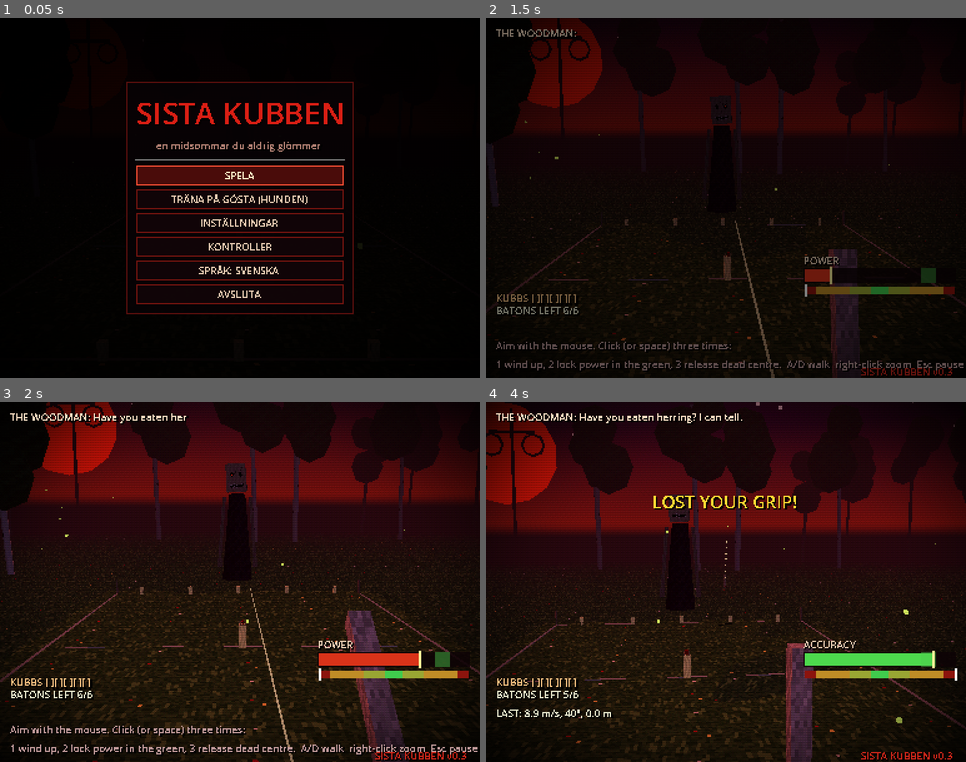
Above: before the commit, frames 1-4 (two rows, left to right).
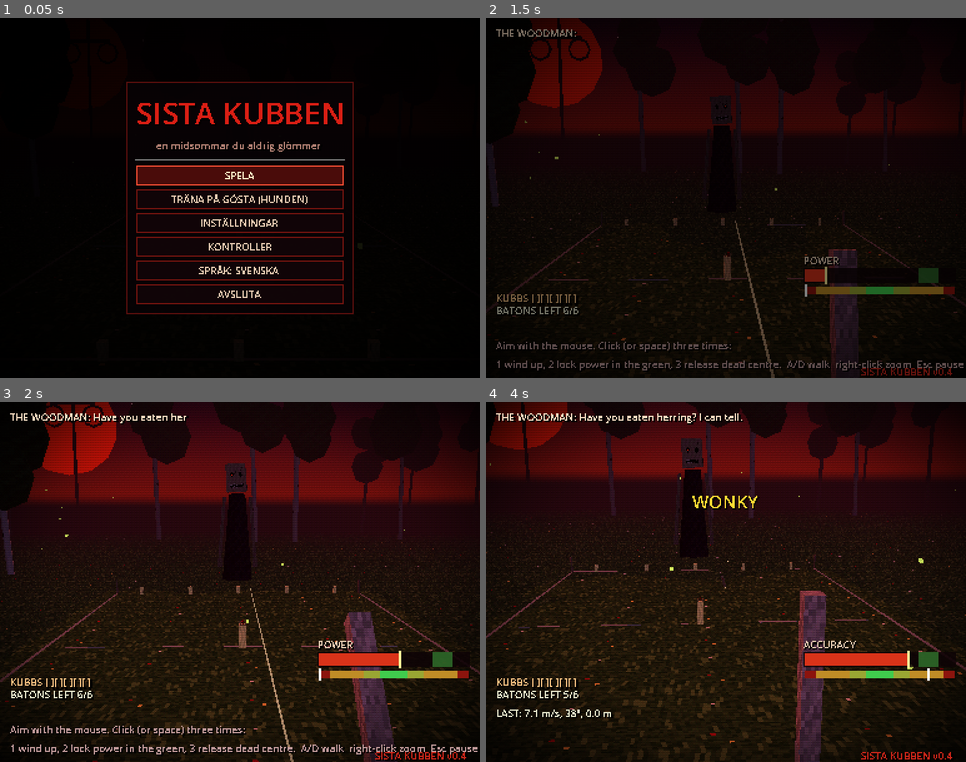
Above: after the commit, the same moments.

Repository: Mirmitee/Sista-kubben
Game: Godot game, scene res://scenes/main.tscn
The game is run twice, just before and just after one commit, with the same random seed, the same clock (stepped at 60 frames per second) and the same inputs.
Inputs (mouse positions are in pixels of both pictures, inside the frame that each line leads up to):
- Up to frame 1 (0.05 s): no input
- Up to frame 2 (1.5 s): tap Enter at 0.5 s; move the mouse to (831, 180) at 0.52 s; hold D 0.53-1.25 s; tap L at 0.6 s; click (831, 180) at 0.67 s; tap Space at 0.77 s; drag from (630, 216) to (702, 270) at 1.27 s
- Up to frame 3 (2 s): no input
- Up to frame 4 (4 s): move the mouse to (774, 502) at 2.02 s; hold D 2.03-2.75 s; tap R at 2.1 s; click (774, 502) at 2.17 s; drag from (702, 654) to (582, 528) at 2.77 s; move the mouse to (870, 636) at 3.52 s; hold A from 3.53 s (still down); tap H at 3.6 s; click (870, 636) at 3.67 s; tap Space at 3.77 s

Frame 1 is identical in both runs. In frame 2, 0.2% of the frame differs, in the area x 70-98%, y 64-100%; in frame 3, 1.3%; in frame 4, 34%, in the area x 0-100%, y 0-100%.

Commit message:
Lättare att välta kubbar, snällare mätare, träffa kungen = döden
Kubbar väger 0,3 kg med tyngdpunkten lite högre upp och räknas som
fällda vid 45° lutning. Pinnen väger 0,42 kg. Mätarna går långsammare
och det gröna fältet är bredare. Rör pinnen kungen innan alla
baskubbar ligger dör du: skärmen blöder rött och Vedgubben är besviken.

Co-Authored-By: Claude Opus 5.5 <noreply@anthropic.com>
Claude-Session: https://claude.ai/code/session_019RpfzPmryS1zhhxqKo9KRJ

Diff:
--- a/scripts/baton.gd
+++ b/scripts/baton.gd
@@ -19,7 +19,7 @@
 
 
 func setup() -> void:
-	mass = 0.32
+	mass = 0.42
 	add_child(PS1.cylinder(RADIUS, LENGTH, PS1.mat(PS1.wood(5, Color(0.70, 0.55, 0.38)), Color.WHITE, Vector2(1, 2))))
 	var band := PS1.cylinder(RADIUS * 1.08, 0.04, PS1.mat(null, Color(0.55, 0.06, 0.05)))
 	band.position.y = LENGTH * 0.5 - 0.03
--- a/scripts/kubb.gd
+++ b/scripts/kubb.gd
@@ -16,7 +16,10 @@
 func setup(king: bool, seed := 1) -> void:
 	is_king = king
 	var size := KING_SIZE if king else SIZE
-	mass = 1.7 if king else 0.5
+	mass = 1.7 if king else 0.3
+	# tyngdpunkten lite högt upp gör kubbarna lättare att välta
+	center_of_mass_mode = RigidBody3D.CENTER_OF_MASS_MODE_CUSTOM
+	center_of_mass = Vector3(0, size.y * 0.18, 0)
 	var tint := Color(1.25, 1.15, 1.05) if king else Color(1.2, 1.15, 1.1)
 	# lite självlysande så de syns i skymningen (som att de fångar månljuset)
 	add_child(PS1.box(size, PS1.mat(PS1.wood(seed), tint, Vector2.ONE, 0.35)))
@@ -26,7 +29,7 @@
 	col.shape = bs
 	add_child(col)
 	var pm := PhysicsMaterial.new()
-	pm.friction = 0.55
+	pm.friction = 0.4
 	pm.bounce = 0.12
 	physics_material_override = pm
 	can_sleep = true
@@ -53,7 +56,7 @@
 
 
 func is_fallen() -> bool:
-	return global_transform.basis.y.normalized().dot(Vector3.UP) < 0.5
+	return global_transform.basis.y.normalized().dot(Vector3.UP) < 0.71  # lutar mer än 45° = fälld
 
 
 func teleport(t: Transform3D) -> void:
--- a/scripts/lang.gd
+++ b/scripts/lang.gd
@@ -18,6 +18,8 @@
 	"last": {"sv": "SENASTE: %.1f m/s, %d°, %.1f m", "en": "LAST: %.1f m/s, %d°, %.1f m"},
 	"hint_meter1": {"sv": "Sikta med musen. Klicka (eller mellanslag) tre gånger:", "en": "Aim with the mouse. Click (or space) three times:"},
 	"hint_meter2": {"sv": "1 ta sats, 2 lås kraften i gröna, 3 släpp mitt i.", "en": "1 wind up, 2 lock power in the green, 3 release dead centre."},
+	"death_title": {"sv": "DU DOG.", "en": "YOU DIED."},
+	"death_restart": {"sv": "R = FÖRSÖK IGEN    ESC = MENY", "en": "R = TRY AGAIN    ESC = MENU"},
 	"grade_perfect": {"sv": "PERFEKT!", "en": "PERFECT!"},
 	"grade_good": {"sv": "BRA", "en": "GOOD"},
 	"grade_off": {"sv": "SNETT", "en": "WONKY"},
@@ -34,6 +36,19 @@
 }
 
 
+const POOLS := {
+	"death_sub": {
+		"sv": ["Du rörde kungen. Man rör inte kungen.", "Kungen tittade på dig. Sen var du borta.", "Dödsorsak: kubb.", "Din familj får en pinne och ett brev.", "Ängen tackar för din kropp. Den blir fin gödsel."],
+		"en": ["You touched the king. One does not touch the king.", "The king looked at you. Then you were gone.", "Cause of death: kubb.", "Your family will receive a baton and a letter.", "The meadow thanks you for your body. It makes fine compost."],
+	},
+}
+
+
+func pick(key: String) -> String:
+	var arr: Array = POOLS.get(key, {}).get(current, [key])
+	return arr[randi() % arr.size()]
+
+
 func t(key: String) -> String:
 	var e: Dictionary = UI.get(key, {})
 	return e.get(current, key)
--- a/scripts/main.gd
+++ b/scripts/main.gd
@@ -213,6 +213,7 @@
 	stats = {"throws": 0, "hits": 0, "heli": 0, "longest": 0.0}
 	dog.hits = 0
 	hud.center("")
+	hud.clear_death()
 	state = State.READY
 	_ghost.visible = false
 	_next_baton()
@@ -272,6 +273,10 @@
 func _on_baton_hit(body: Node, b: Baton) -> void:
 	if b != current:
 		return
+	if body is Kubb and body.is_king and mode == Mode.MATCH and state == State.FLYING \
+			and _fallen_before_throw() < their_kubbs.size():
+		_die()
+		return
 	if body is Kubb:
 		Sfx.play("clack", 0.0, 1.0 if not body.is_king else 0.7)
 		if not _hit_this_throw:
@@ -288,6 +293,21 @@
 			hud.popup(camera.unproject_position(b.global_position), "VOFF!")
 	else:
 		Sfx.play("thud", linear_to_db(clampf(b.linear_velocity.length() / 8.0, 0.1, 1.0)))
+
+
+## Kungen får inte röras förrän alla baskubbar ligger. Gör du det dör du.
+func _die() -> void:
+	state = State.OVER
+	current = null
+	stats.deaths = stats.get("deaths", 0) + 1
+	opponent.flinch()
+	opponent.say("king_death")
+	Sfx.play("clack", 0.0, 0.5)
+	Sfx.play("bad", 0.0, 0.5)
+	_shake = 1.0
+	_slowmo()
+	hud.death(Lang.t("death_title"), Lang.pick("death_sub") + "\n\n" + Lang.t("death_restart"))
+	_refresh_ui()
 
 
 func _slowmo() -> void:
@@ -586,6 +606,7 @@
 			[0.55, 3000.0, 0.0, 0.0, 1.82, "höger kubb"],
 			[1.9, 3000.0, 0.0, 0.0, 0.0, "mot månen"],
 			[0.6, 9000.0, 0.0, 0.0, 0.0, "maxfart"],
+			[0.6, 1250.0, 0.0, 0.0, -0.18, "på kungen (ska dö)"],
 		]
 	for c in cases:
 		while state == State.FLYING:
@@ -602,6 +623,8 @@
 		await get_tree().physics_frame
 		while state == State.FLYING:
 			await get_tree().physics_frame
+		if state == State.OVER and stats.get("deaths", 0) > 0:
+			print("   DOG av kungen")
 		print("   slut %s heli=%s yaw=%.2f luft=%.2fs" % [str(b.global_position.snapped(Vector3.ONE * 0.01)), b.helicopter, b.yaw_accum, b.air_time])
 	# mätarläget
 	Settings.throw_mode = "meter"
--- a/scripts/opponents/vedgubben.gd
+++ b/scripts/opponents/vedgubben.gd
@@ -54,6 +54,10 @@
 			"sv": ["Du fällde kungen. Han var min pappa.", "Kungen faller sist. Alla vet det. Nu vet du det."],
 			"en": ["You felled the king. He was my father.", "The king falls last. Everyone knows. Now you know."],
 		},
+		"king_death": {
+			"sv": ["...du rörde honom.", "Nej. Nej nej nej. Inte kungen.", "Det där borde du inte ha gjort."],
+			"en": ["...you touched him.", "No. No no no. Not the king.", "You shouldn't have done that."],
+		},
 		"king_simple": {
 			"sv": ["Kungen reser sig. Han är förlåtande. Ikväll.", "Vi låtsas att det där inte hände. Förenklade regler, för förenklade människor."],
 			"en": ["The king gets back up. He's forgiving. Tonight.", "We'll pretend that didn't happen. Simplified rules, for simplified people."],
--- a/scripts/throw_controller.gd
+++ b/scripts/throw_controller.gd
@@ -41,11 +41,11 @@
 ##           över precisionsmätaren,
 ## tryck 3 = släpp. Mitt i det gröna = rakt. Långt ut = snett, och
 ##           längst ut tappar du greppet och det blir helikopter.
-const METER_TIME := 1.0    # sekunder från tom till full kraft
-const ACC_TIME := 0.6      # sekunder för markören att svepa över
+const METER_TIME := 1.25   # sekunder från tom till full kraft
+const ACC_TIME := 0.8      # sekunder för markören att svepa över
 const METER_ANGLE := 0.62  # kastvinkel i mätarläget (~35°)
-const ACC_AIM_ERR := 0.07  # rad sidofel vid markören längst ut
-const PERFECT := 0.12      # |markör| under detta = perfekt
+const ACC_AIM_ERR := 0.05  # rad sidofel vid markören längst ut
+const PERFECT := 0.18      # |markör| under detta = perfekt
 
 var stand_x := 0.0
 var aim := 0.0             # positiv = höger
--- a/scripts/ui/hud.gd
+++ b/scripts/ui/hud.gd
@@ -26,6 +26,8 @@
 var _acc_root: Control
 var _acc_cursor: ColorRect
 var _fade: ColorRect
+var _blood: ColorRect
+var _death: Label
 var _speech_tween: Tween
 var _peak := 0.0
 var _meter_hold := 0.0
@@ -58,7 +60,7 @@
 	_flash = _label(14, Color(1.0, 0.85, 0.2), Vector2(0, 70), Vector2(384, 20))
 	_flash.horizontal_alignment = HORIZONTAL_ALIGNMENT_CENTER
 	var ver := _label(8, Color(0.8, 0.15, 0.1), Vector2(300, 277))
-	ver.text = "SISTA KUBBEN v0.3"
+	ver.text = "SISTA KUBBEN v0.4"
 
 	# golf-kraftmätare: stapel med fyllning, söt punkt och toppmarkering
 	_meter_root = Control.new()
@@ -75,8 +77,8 @@
 	_meter_root.add_child(_meter_fill)
 	var sweet := ColorRect.new()
 	var sx := 1.0 + 120.0 * ThrowController.SWEET_SPEED / ThrowController.MAX_SPEED
-	sweet.position = Vector2(sx - 6, 0)
-	sweet.size = Vector2(12, 12)
+	sweet.position = Vector2(sx - 8, 0)
+	sweet.size = Vector2(16, 12)
 	sweet.color = Color(0.3, 0.8, 0.3, 0.45)
 	_meter_root.add_child(sweet)
 	_meter_peak = ColorRect.new()
@@ -90,7 +92,7 @@
 	_acc_root = Control.new()
 	_acc_root.position = Vector2(254, 214)
 	_play_root.add_child(_acc_root)
-	for seg in [[0.0, 1.0, Color(0.55, 0.08, 0.05)], [0.075, 0.925, Color(0.75, 0.55, 0.15)], [0.3, 0.7, Color(0.6, 0.65, 0.2)], [0.44, 0.56, Color(0.25, 0.8, 0.3)]]:
+	for seg in [[0.0, 1.0, Color(0.55, 0.08, 0.05)], [0.075, 0.925, Color(0.75, 0.55, 0.15)], [0.3, 0.7, Color(0.6, 0.65, 0.2)], [0.41, 0.59, Color(0.25, 0.8, 0.3)]]:
 		var r := ColorRect.new()
 		r.position = Vector2(1 + 120.0 * seg[0], 1)
 		r.size = Vector2(120.0 * (seg[1] - seg[0]), 6)
@@ -103,6 +105,23 @@
 	_acc_root.add_child(_acc_cursor)
 	_acc_root.visible = false
 
+	_blood = ColorRect.new()
+	_blood.set_anchors_preset(Control.PRESET_FULL_RECT)
+	_blood.color = Color(0.45, 0.0, 0.02, 0.0)
+	_blood.mouse_filter = Control.MOUSE_FILTER_IGNORE
+	add_child(_blood)
+	_death = Label.new()
+	var dls := LabelSettings.new()
+	dls.font_size = 24
+	dls.font_color = Color(1.0, 0.85, 0.8)
+	dls.shadow_color = Color(0, 0, 0, 1)
+	dls.shadow_offset = Vector2(2, 2)
+	_death.label_settings = dls
+	_death.horizontal_alignment = HORIZONTAL_ALIGNMENT_CENTER
+	_death.position = Vector2(0, 80)
+	_death.size = Vector2(384, 130)
+	_death.modulate.a = 0.0
+	add_child(_death)
 	_fade = ColorRect.new()
 	_fade.set_anchors_preset(Control.PRESET_FULL_RECT)
 	_fade.color = Color(0, 0, 0, 1)
@@ -178,7 +197,7 @@
 	_meter_peak.position.x = 1.0 + 120.0 * _peak
 	var sweet := ThrowController.SWEET_SPEED / ThrowController.MAX_SPEED
 	var d := absf((v if holding else _peak) - sweet)
-	_meter_fill.color = Color(0.3, 0.85, 0.3) if d < 0.05 else (Color(0.9, 0.7, 0.2) if d < 0.12 else Color(0.85, 0.2, 0.1))
+	_meter_fill.color = Color(0.3, 0.85, 0.3) if d < 0.07 else (Color(0.9, 0.7, 0.2) if d < 0.14 else Color(0.85, 0.2, 0.1))
 
 
 ## Mätarläget: fas 1 = kraft fylls, fas 2 = markören sveper.
@@ -204,7 +223,7 @@
 	_meter_peak.position.x = 1.0 + 120.0 * _peak
 	var sweet := ThrowController.SWEET_SPEED / ThrowController.MAX_SPEED
 	var d := absf(_peak - sweet)
-	_meter_fill.color = Color(0.3, 0.85, 0.3) if d < 0.05 else (Color(0.9, 0.7, 0.2) if d < 0.12 else Color(0.85, 0.2, 0.1))
+	_meter_fill.color = Color(0.3, 0.85, 0.3) if d < 0.07 else (Color(0.9, 0.7, 0.2) if d < 0.14 else Color(0.85, 0.2, 0.1))
 
 
 func show_throw(v: float) -> void:
@@ -241,3 +260,16 @@
 	tw.tween_property(l, "position:y", l.position.y - 24, 0.9)
 	tw.tween_property(l, "modulate:a", 0.0, 0.9)
 	tw.chain().tween_callback(l.queue_free)
+
+
+## Du träffade kungen. Skärmen blöder långsamt rött, inga hoppskräck.
+func death(title: String, sub: String) -> void:
+	_death.text = title + "\n\n" + sub
+	var tw := create_tween().set_parallel(true)
+	tw.tween_property(_blood, "color:a", 0.65, 1.6)
+	tw.tween_property(_death, "modulate:a", 1.0, 1.2).set_delay(0.8)
+
+
+func clear_death() -> void:
+	_blood.color.a = 0.0
+	_death.modulate.a = 0.0
